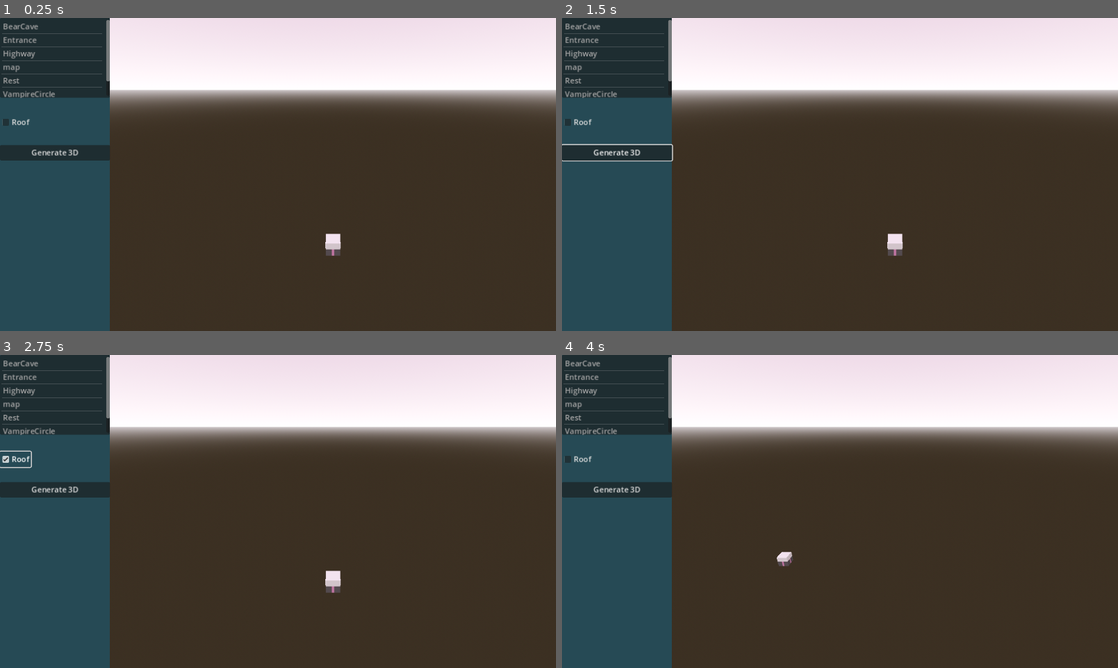
Above: before the commit, frames 1-4 (two rows, left to right).
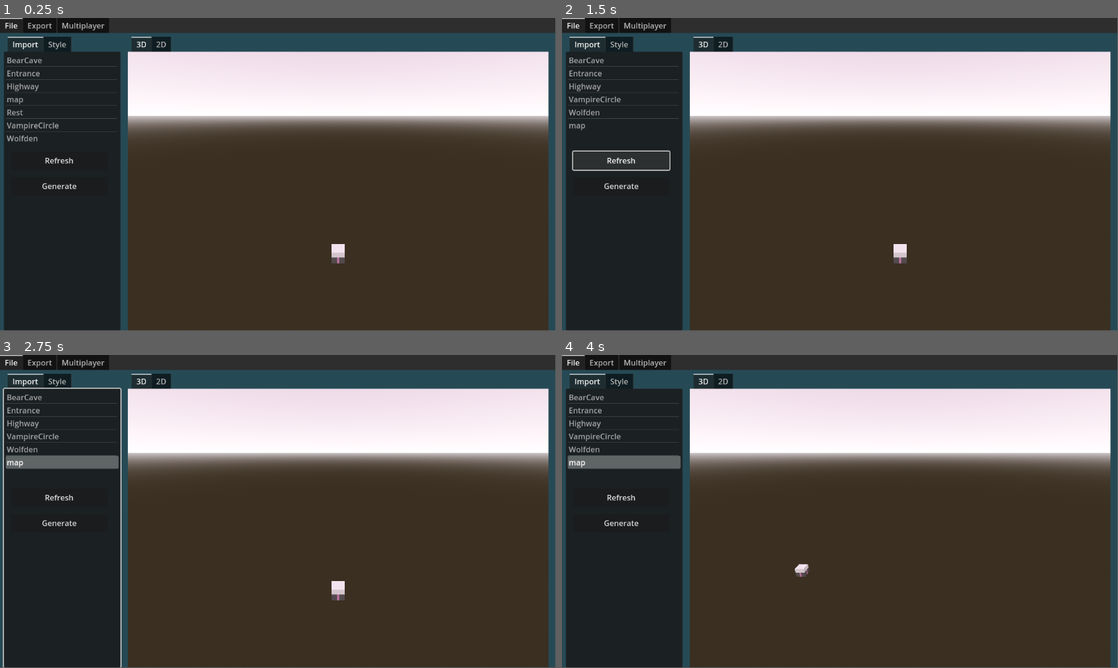
Above: after the commit, the same moments.

Repository: Tonsak09/ScrawlRenderer
Game: Godot game, scene res://Scenes/Main.tscn
Two runs of this game, one before a commit and one after it. Both use one fixed random seed, a clock stepped at 60 frames per second and the inputs below.
Inputs (mouse positions are in pixels of both pictures, inside the frame that each line leads up to):
- Up to frame 1 (0.25 s): no input
- Up to frame 2 (1.5 s): click "Generate 3D" (after the commit: "Generate") at 0.5 s; click (623, 161) at 1.25 s, where only the run after the commit has a clickable "Refresh"
- Up to frame 3 (2.75 s): click (16, 458) at 2 s, where only the run before the commit has a clickable "Roof"
- Up to frame 4 (4 s): tap Enter at 2.75 s; move the mouse to (962, 495) at 2.77 s; hold D (Right) 2.78-3.53 s; click (962, 495) at 2.85 s; move the mouse to (728, 527) at 3.52 s; hold S (Backward) from 3.53 s (still down); click (728, 527) at 3.6 s
In our replay, the window is 800x450 before the commit and 799x449 after it. These sizes can differ from the game's own. Grey fills any space a smaller window leaves; there, only what the larger window draws over its background counts as a difference.

The runs differ from the first frame. In frame 1, 39% of the frame differs, in the area x 0-100%, y 0-100%; in frame 2, 39%; in frame 3, 39%; in frame 4, 38%.

Commit message:
Ease of use and planning
- Better UI
- Importing

Diff:
--- a/scrawl3d/DataStructures/Triangulation.gd
+++ b/scrawl3d/DataStructures/Triangulation.gd
@@ -12,10 +12,6 @@
 
 	var i = 0
 	while i < points.size() && points.size() >= 3:
-
-		if points.size() == 4:
-			print_debug("Hehe")
-
 		var j = (i + 1) % corners
 		var k = (j + 1) % corners
 
@@ -66,7 +62,6 @@
 		assert("FAILED")
 
 	print_debug("Mesh triangulated successfulyl!")
-	print_debug(points.size())
 
 	return triangles
 
--- a/scrawl3d/Scenes/Main.tscn
+++ b/scrawl3d/Scenes/Main.tscn
@@ -1,9 +1,10 @@
-[gd_scene load_steps=11 format=3 uid="uid://sx764maq7mvj"]
+[gd_scene load_steps=12 format=3 uid="uid://sx764maq7mvj"]
 
 [ext_resource type="Script" path="res://Scripts/Renderer2D.gd" id="1_j5yi6"]
 [ext_resource type="Script" path="res://Scripts/MeshGenerator.gd" id="2_vwj1f"]
 [ext_resource type="Shader" path="res://Shaders/PreviewMesh.gdshader" id="3_dl78r"]
 [ext_resource type="Script" path="res://Scripts/CamController.gd" id="3_td78p"]
+[ext_resource type="Script" path="res://Scenes/MapList.gd" id="5_si8gl"]
 
 [sub_resource type="ProceduralSkyMaterial" id="ProceduralSkyMaterial_7c2ay"]
 sky_top_color = Color(0.512916, 0.413808, 0.48279, 1)
@@ -19,6 +20,8 @@
 sky = SubResource("Sky_fx1t5")
 tonemap_mode = 2
 glow_enabled = true
+
+[sub_resource type="SphereMesh" id="SphereMesh_8tqrq"]
 
 [sub_resource type="ShaderMaterial" id="ShaderMaterial_w6vjb"]
 render_priority = 0
@@ -31,8 +34,6 @@
 
 [sub_resource type="BoxMesh" id="BoxMesh_pvhj1"]
 
-[sub_resource type="SphereMesh" id="SphereMesh_8tqrq"]
-
 [node name="World" type="Control"]
 layout_mode = 3
 anchors_preset = 15
@@ -50,22 +51,38 @@
 [node name="WorldEnvironment" type="WorldEnvironment" parent="."]
 environment = SubResource("Environment_e1wao")
 
-[node name="SubViewportContainer" type="SubViewportContainer" parent="."]
-layout_mode = 1
-anchors_preset = 15
-anchor_right = 1.0
-anchor_bottom = 1.0
-offset_left = 228.0
-grow_horizontal = 2
-grow_vertical = 2
+[node name="BG" type="ColorRect" parent="."]
+layout_mode = 1
+anchors_preset = 15
+anchor_right = 1.0
+anchor_bottom = 1.0
+grow_horizontal = 2
+grow_vertical = 2
+color = Color(0.148273, 0.290083, 0.331237, 1)
+
+[node name="TabContainer" type="TabContainer" parent="."]
+layout_mode = 1
+anchors_preset = 15
+anchor_right = 1.0
+anchor_bottom = 1.0
+offset_left = 265.0
+offset_top = 39.0
+offset_right = -14.0
+grow_horizontal = 2
+grow_vertical = 2
+current_tab = 0
+
+[node name="3D" type="SubViewportContainer" parent="TabContainer"]
+layout_mode = 2
 stretch = true
-
-[node name="SubViewport" type="SubViewport" parent="SubViewportContainer"]
+metadata/_tab_index = 0
+
+[node name="SubViewport" type="SubViewport" parent="TabContainer/3D"]
 handle_input_locally = false
-size = Vector2i(924, 648)
+size = Vector2i(873, 578)
 render_target_update_mode = 4
 
-[node name="ColorRect2" type="ColorRect" parent="SubViewportContainer/SubViewport"]
+[node name="ColorRect2" type="ColorRect" parent="TabContainer/3D/SubViewport"]
 visible = false
 anchors_preset = 15
 anchor_right = 1.0
@@ -74,7 +91,7 @@
 grow_vertical = 2
 color = Color(0.262932, 0.262932, 0.262932, 1)
 
-[node name="2DRenderingImport" type="Control" parent="SubViewportContainer/SubViewport"]
+[node name="2DRenderingImport" type="Control" parent="TabContainer/3D/SubViewport"]
 visible = false
 layout_mode = 3
 anchors_preset = 15
@@ -86,70 +103,83 @@
 mapData = "./Maps/map.json"
 colors = Array[Color]([Color(0.839216, 0, 0, 1), Color(0, 0.886275, 0, 1), Color(0, 0, 0.831373, 1)])
 
-[node name="MeshGenerator" type="Node" parent="SubViewportContainer/SubViewport" node_paths=PackedStringArray("world", "mapList", "meshRenderer", "hasRoofCheckBox", "triangleCorners")]
-script = ExtResource("2_vwj1f")
-world = NodePath("../RenderedWorld")
-mapList = NodePath("../../../Controls/MapList")
-height = 3.0
-meshRenderer = NodePath("../RenderedWorld/SampleMesh")
-hasRoofCheckBox = NodePath("../../../Controls/CheckBox")
-triangleCorners = [NodePath("../RenderedWorld/Node3D"), NodePath("../RenderedWorld/Node3D2"), NodePath("../RenderedWorld/Node3D3")]
-
-[node name="RenderedWorld" type="Node3D" parent="SubViewportContainer/SubViewport"]
-
-[node name="SampleMesh" type="MeshInstance3D" parent="SubViewportContainer/SubViewport/RenderedWorld"]
+[node name="3DWorld" type="Node3D" parent="TabContainer/3D/SubViewport"]
+
+[node name="DebugSpheres" type="Node3D" parent="TabContainer/3D/SubViewport/3DWorld"]
+visible = false
+
+[node name="Node3D" type="MeshInstance3D" parent="TabContainer/3D/SubViewport/3DWorld/DebugSpheres"]
+transform = Transform3D(1, 0, 0, 0, 1, 0, 0, 0, 1, -3, 0, 27.96)
+mesh = SubResource("SphereMesh_8tqrq")
+skeleton = NodePath("../../RenderedWorld")
+
+[node name="Node3D2" type="MeshInstance3D" parent="TabContainer/3D/SubViewport/3DWorld/DebugSpheres"]
+transform = Transform3D(1, 0, 0, 0, 1, 0, 0, 0, 1, 0, 0, 27.96)
+mesh = SubResource("SphereMesh_8tqrq")
+skeleton = NodePath("../../RenderedWorld")
+
+[node name="Node3D3" type="MeshInstance3D" parent="TabContainer/3D/SubViewport/3DWorld/DebugSpheres"]
+transform = Transform3D(1, 0, 0, 0, 1, 0, 0, 0, 1, 3, 0, 27.96)
+mesh = SubResource("SphereMesh_8tqrq")
+skeleton = NodePath("../../RenderedWorld")
+
+[node name="RenderedWorld" type="Node3D" parent="TabContainer/3D/SubViewport/3DWorld"]
+
+[node name="SampleMesh" type="MeshInstance3D" parent="TabContainer/3D/SubViewport/3DWorld/RenderedWorld"]
 transform = Transform3D(1, 0, 0, 0, 1, 0, 0, 0, 1, 0, 0.471731, 0)
 material_override = SubResource("ShaderMaterial_w6vjb")
 mesh = SubResource("BoxMesh_pvhj1")
 
-[node name="Camera3D" type="Camera3D" parent="SubViewportContainer/SubViewport/RenderedWorld"]
+[node name="Camera3D" type="Camera3D" parent="TabContainer/3D/SubViewport/3DWorld/RenderedWorld"]
 transform = Transform3D(1, 0, 0, 0, 0.924033, 0.382313, 0, -0.382313, 0.924033, 0, 10.3461, 11.1936)
 script = ExtResource("3_td78p")
 speed = 15.0
 mouseSpeed = 0.001
 
-[node name="Node3D" type="MeshInstance3D" parent="SubViewportContainer/SubViewport/RenderedWorld"]
-transform = Transform3D(1, 0, 0, 0, 1, 0, 0, 0, 1, -3, 0, 27.96)
-mesh = SubResource("SphereMesh_8tqrq")
-
-[node name="Node3D2" type="MeshInstance3D" parent="SubViewportContainer/SubViewport/RenderedWorld"]
-transform = Transform3D(1, 0, 0, 0, 1, 0, 0, 0, 1, 0, 0, 27.96)
-mesh = SubResource("SphereMesh_8tqrq")
-
-[node name="Node3D3" type="MeshInstance3D" parent="SubViewportContainer/SubViewport/RenderedWorld"]
-transform = Transform3D(1, 0, 0, 0, 1, 0, 0, 0, 1, 3, 0, 27.96)
-mesh = SubResource("SphereMesh_8tqrq")
+[node name="MeshGenerator" type="Node" parent="TabContainer/3D/SubViewport/3DWorld" node_paths=PackedStringArray("world", "mapList", "meshRenderer", "hasRoofCheckBox", "triangleCorners")]
+script = ExtResource("2_vwj1f")
+world = NodePath("../RenderedWorld")
+mapList = NodePath("../../../../../Controls/TabContainer/Import/MapList")
+height = 3.0
+meshRenderer = NodePath("../RenderedWorld/SampleMesh")
+hasRoofCheckBox = NodePath("../../../../../Controls/TabContainer/Import/CheckBox")
+triangleCorners = [NodePath("../DebugSpheres/Node3D"), NodePath("../DebugSpheres/Node3D2"), NodePath("../DebugSpheres/Node3D3")]
+
+[node name="2D" type="Control" parent="TabContainer"]
+visible = false
+layout_mode = 2
+metadata/_tab_index = 1
 
 [node name="Controls" type="Control" parent="."]
 layout_mode = 1
 anchors_preset = 9
 anchor_bottom = 1.0
-grow_vertical = 2
-
-[node name="ControlsBG" type="ColorRect" parent="Controls"]
-layout_mode = 0
-offset_right = 228.0
-offset_bottom = 648.0
-color = Color(0.148273, 0.290083, 0.331237, 1)
-
-[node name="Generate3D" type="Button" parent="Controls"]
-layout_mode = 1
-anchors_preset = 8
-anchor_left = 0.5
-anchor_top = 0.5
-anchor_right = 0.5
-anchor_bottom = 0.5
-offset_top = -61.0
-offset_right = 228.0
-offset_bottom = -30.0
-grow_horizontal = 2
-grow_vertical = 2
-text = "Generate 3D"
-
-[node name="MapList" type="ItemList" parent="Controls"]
-layout_mode = 0
-offset_right = 228.0
-offset_bottom = 165.0
+offset_top = 39.0
+offset_right = 1.0
+grow_vertical = 2
+
+[node name="TabContainer" type="TabContainer" parent="Controls"]
+layout_mode = 1
+anchors_preset = 15
+anchor_right = 1.0
+anchor_bottom = 1.0
+offset_left = 8.0
+offset_right = 249.0
+grow_horizontal = 2
+grow_vertical = 2
+current_tab = 0
+
+[node name="Import" type="Control" parent="Controls/TabContainer"]
+layout_mode = 2
+metadata/_tab_index = 0
+
+[node name="MapList" type="ItemList" parent="Controls/TabContainer/Import"]
+layout_mode = 1
+anchors_preset = 15
+anchor_right = 1.0
+anchor_bottom = 1.0
+grow_horizontal = 2
+grow_vertical = 2
 item_count = 7
 item_0/text = "BearCave"
 item_1/text = "Entrance"
@@ -158,12 +188,67 @@
 item_4/text = "Rest"
 item_5/text = "VampireCircle"
 item_6/text = "Wolfden"
-
-[node name="CheckBox" type="CheckBox" parent="Controls"]
-layout_mode = 0
-offset_top = 200.0
-offset_right = 24.0
-offset_bottom = 224.0
+script = ExtResource("5_si8gl")
+
+[node name="CheckBox" type="CheckBox" parent="Controls/TabContainer/Import"]
+visible = false
+layout_mode = 2
+offset_left = 15.0
+offset_top = 266.0
+offset_right = 214.0
+offset_bottom = 298.0
 text = "Roof"
 
-[connection signal="pressed" from="Controls/Generate3D" to="SubViewportContainer/SubViewport/MeshGenerator" method="GenerateOBJ"]
+[node name="Refresh" type="Button" parent="Controls/TabContainer/Import"]
+layout_mode = 1
+anchors_preset = 10
+anchor_right = 1.0
+offset_left = 15.0
+offset_top = 207.0
+offset_right = -27.0
+offset_bottom = 245.0
+grow_horizontal = 2
+text = "Refresh"
+
+[node name="Generate3D" type="Button" parent="Controls/TabContainer/Import"]
+layout_mode = 1
+anchors_preset = 10
+anchor_right = 1.0
+offset_left = 15.0
+offset_top = 260.0
+offset_right = -27.0
+offset_bottom = 298.0
+grow_horizontal = 2
+text = "Generate"
+
+[node name="Style" type="Control" parent="Controls/TabContainer"]
+visible = false
+layout_mode = 2
+metadata/_tab_index = 1
+
+[node name="ColorRect" type="ColorRect" parent="."]
+layout_mode = 1
+anchors_preset = 10
+anchor_right = 1.0
+offset_bottom = 31.0
+grow_horizontal = 2
+color = Color(0.180005, 0.180005, 0.180005, 1)
+
+[node name="TabBar" type="TabBar" parent="ColorRect"]
+layout_mode = 1
+anchors_preset = 14
+anchor_top = 0.5
+anchor_right = 1.0
+anchor_bottom = 0.5
+offset_top = -15.5
+offset_bottom = 15.5
+grow_horizontal = 2
+grow_vertical = 2
+current_tab = 0
+tab_count = 3
+tab_0/title = "File"
+tab_1/title = "Export"
+tab_2/title = "Multiplayer"
+
+[connection signal="pressed" from="Controls/TabContainer/Import/Refresh" to="Controls/TabContainer/Import/MapList" method="RefreshMaps"]
+[connection signal="pressed" from="Controls/TabContainer/Import/Generate3D" to="TabContainer/3D/SubViewport/3DWorld/MeshGenerator" method="GenerateOBJ"]
--- /dev/null
+++ b/scrawl3d/Scenes/MapList.gd
@@ -0,0 +1,26 @@
+extends ItemList
+
+
+# Called when the node enters the scene tree for the first time.
+func _ready() -> void:
+	pass # Replace with function body.
+
+
+# Called every frame. 'delta' is the elapsed time since the previous frame.
+func _process(delta: float) -> void:
+	pass
+
+func RefreshMaps():
+	var folder = DirAccess.open("Maps")
+	clear()
+
+	for file in folder.get_files():
+		var split = file.rsplit(".", false, 0)
+
+		if split.size() != 2:
+			continue
+
+		if split[1] != "json":
+			continue
+
+		add_item(split[0])
--- a/scrawl3d/Scripts/MeshGenerator.gd
+++ b/scrawl3d/Scripts/MeshGenerator.gd
@@ -195,15 +195,14 @@
 			st.add_vertex(Vector3(triangle.pointC.x, 0, triangle.pointC.y))
 		st.index()
 
-
-		#st.generate_normals()
-
 	var mesh = st.commit()
 	meshRenderer.mesh = mesh
 
+# Callable generation
 func UpdateWorldMesh():
 	GenerateInWorld(extrudedWalls, cap)
 
+# Sets the debug spheres to the current triangle
 func UpdateTriangleVisual():
 	var tri = triangulation.currTriangle
 
--- a/scrawl3d/project.godot
+++ b/scrawl3d/project.godot
@@ -14,10 +14,6 @@
 run/main_scene="res://Scenes/Main.tscn"
 config/features=PackedStringArray("4.3", "Forward Plus")
 config/icon="res://icon.svg"
-
-[display]
-
-window/stretch/mode="canvas_items"
 
 [input]
 
Not shown, changed: scrawl3d/Output/map.obj
